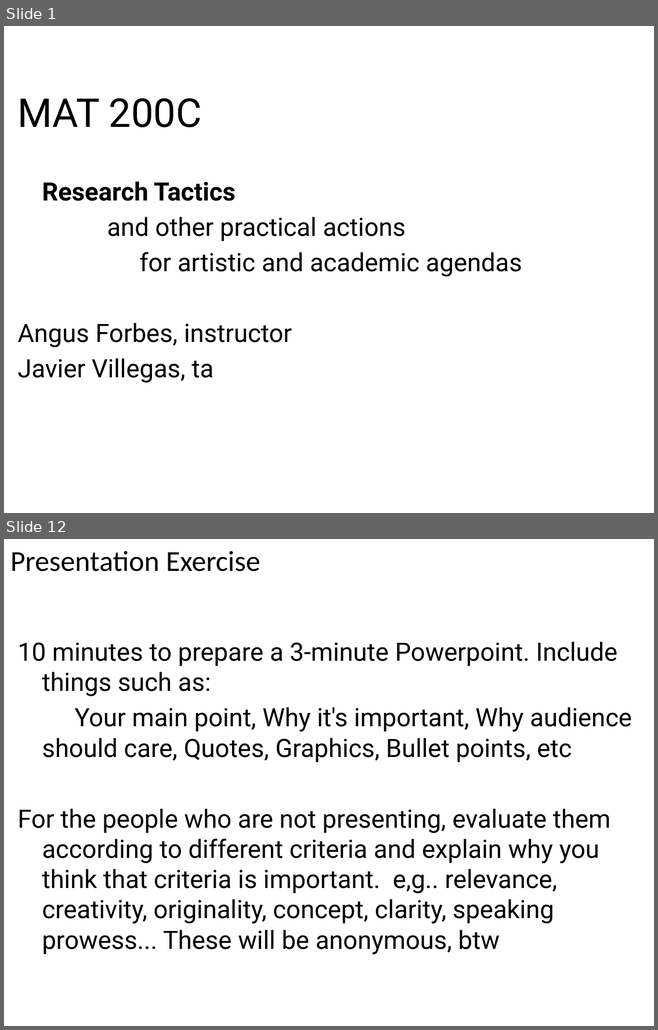
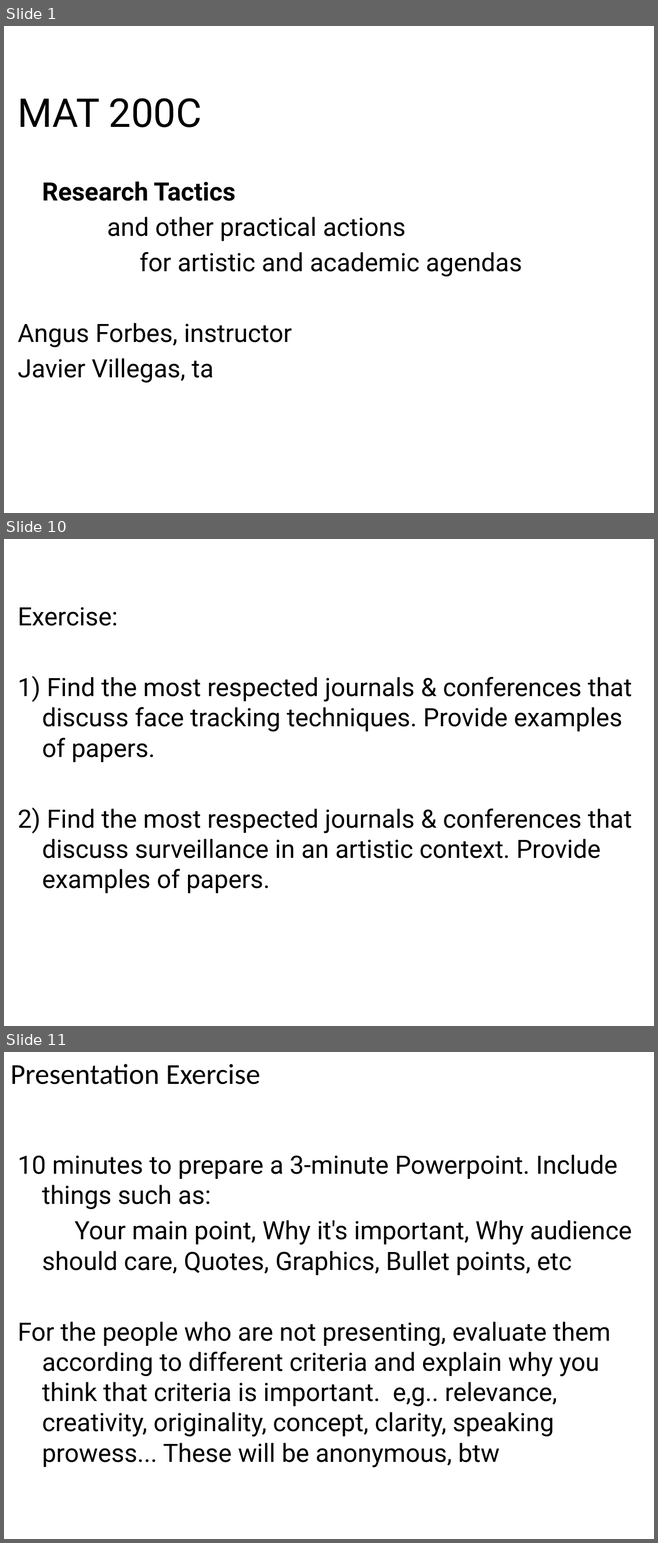
Before and after one commit to angusforbes/mat200c, a slide deck: slides/week2_day1.pptx. Shown one above the other, each under a label of ours: slides 1 and 12 before the commit, slides 1, 10 and 11 after it; the slides between them are not shown. The pictures are 658x1030 and 658x1543 pixels, drawn with LibreOffice and Linux fonts; fonts in the diff are those of the drawing. Boxes give left, top, right and bottom in pixels: in the first picture for what was removed or moved away, otherwise in the second. Text is boxed around its words. In the diff, an @@ line names an element or a change of style, - is before the commit and + after.

```diff
--- a/slides/week2_day1.pptx
+++ b/slides/week2_day1.pptx
@@ slide 10 added at box(4, 539, 654, 1026), background #FFFFFF @@
@@ text added at box(18, 607, 632, 893), 28 pt, text #000000 @@
+Exercise:
+1) Find the most respected journals & conferences that discuss face tracking techniques. Provide examples of papers.
+2) Find the most respected journals & conferences that discuss surveillance in an artistic context. Provide examples of papers.
@@ what was slide 12 is now slide 11 @@
```
Also in this commit, not shown: 2 slides changed, 7 other slides added, 10 slides removed, 4 other files.
